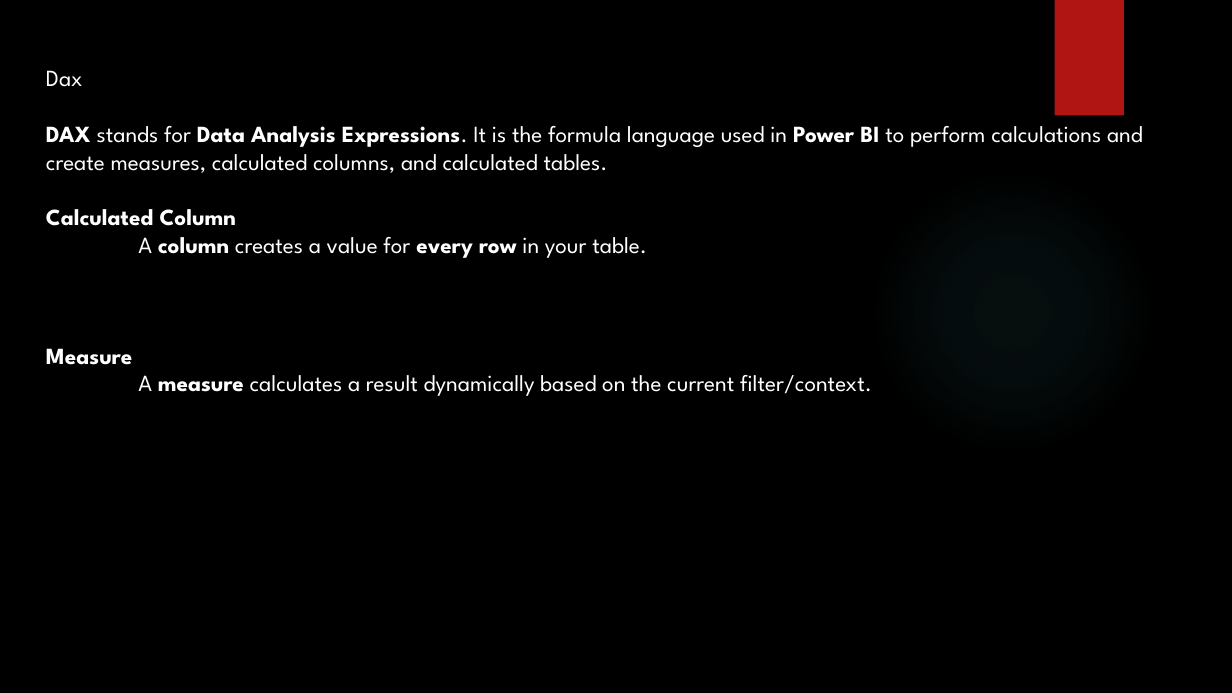
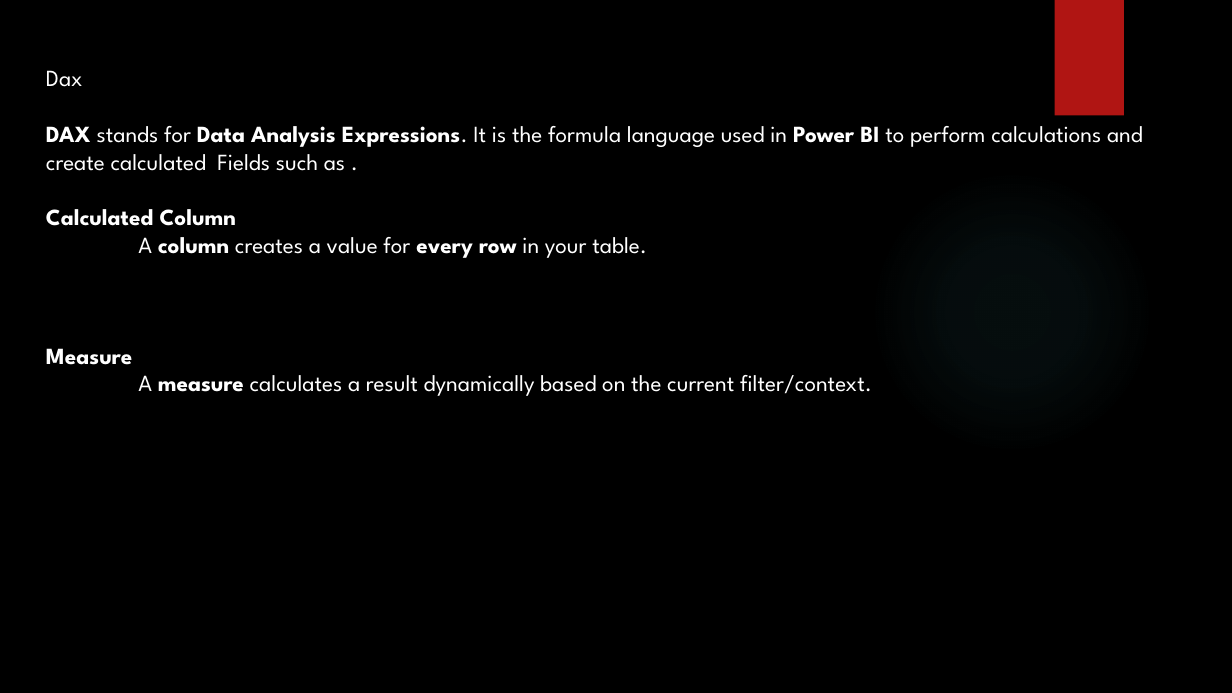
Before and after one commit to SHIVRAJSHINDE/Ethans, a slide deck: slide 1 of 17 18 20/5.Power Bi/5) Dax/Dax.pptx. Drawn at 1232x693 pixels with LibreOffice and Linux fonts; fonts in the diff are those of the drawing; background and template pictures are left out. Boxes give left, top, right and bottom in pixels: in the first picture for what was removed or moved away, otherwise in the second. Text is boxed around its words. In the diff, an @@ line names an element or a change of style, - is before the commit and + after.

```diff
--- a/17 18 20/5.Power Bi/5) Dax/Dax.pptx
+++ b/17 18 20/5.Power Bi/5) Dax/Dax.pptx
@@ text at <box>46,70,1143,171</box>: text changed @@
-Dax
-DAX stands for Data Analysis Expressions. It is the formula language used in Power BI to perform calculations and create measures, calculated columns, and calculated tables.
+Dax
+DAX stands for Data Analysis Expressions. It is the formula language used in Power BI to perform calculations and create calculated Fields such as .
```
Also in this commit, not shown: 6 other slides changed, 1 slide removed, 18 other files.
